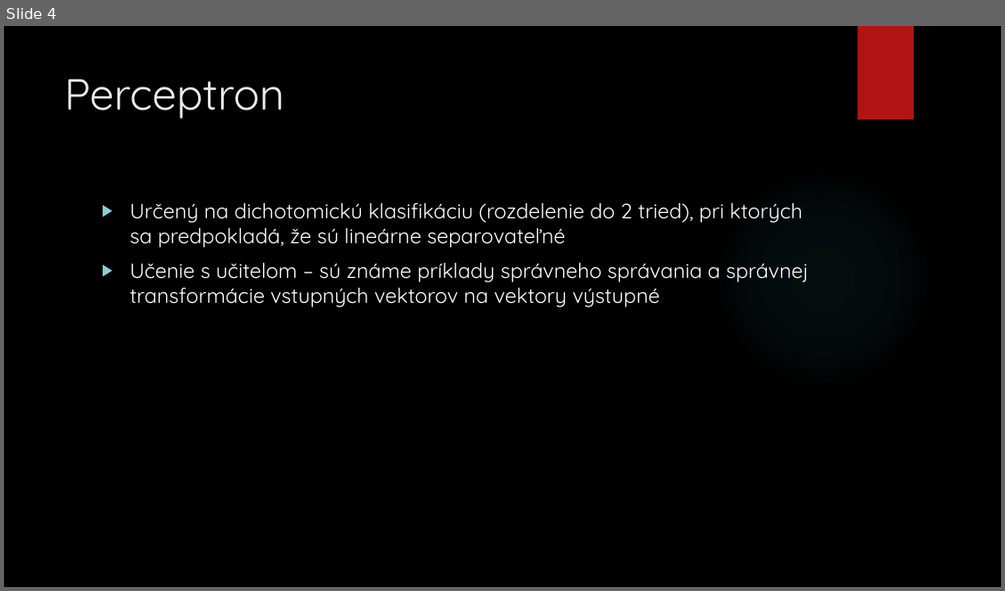
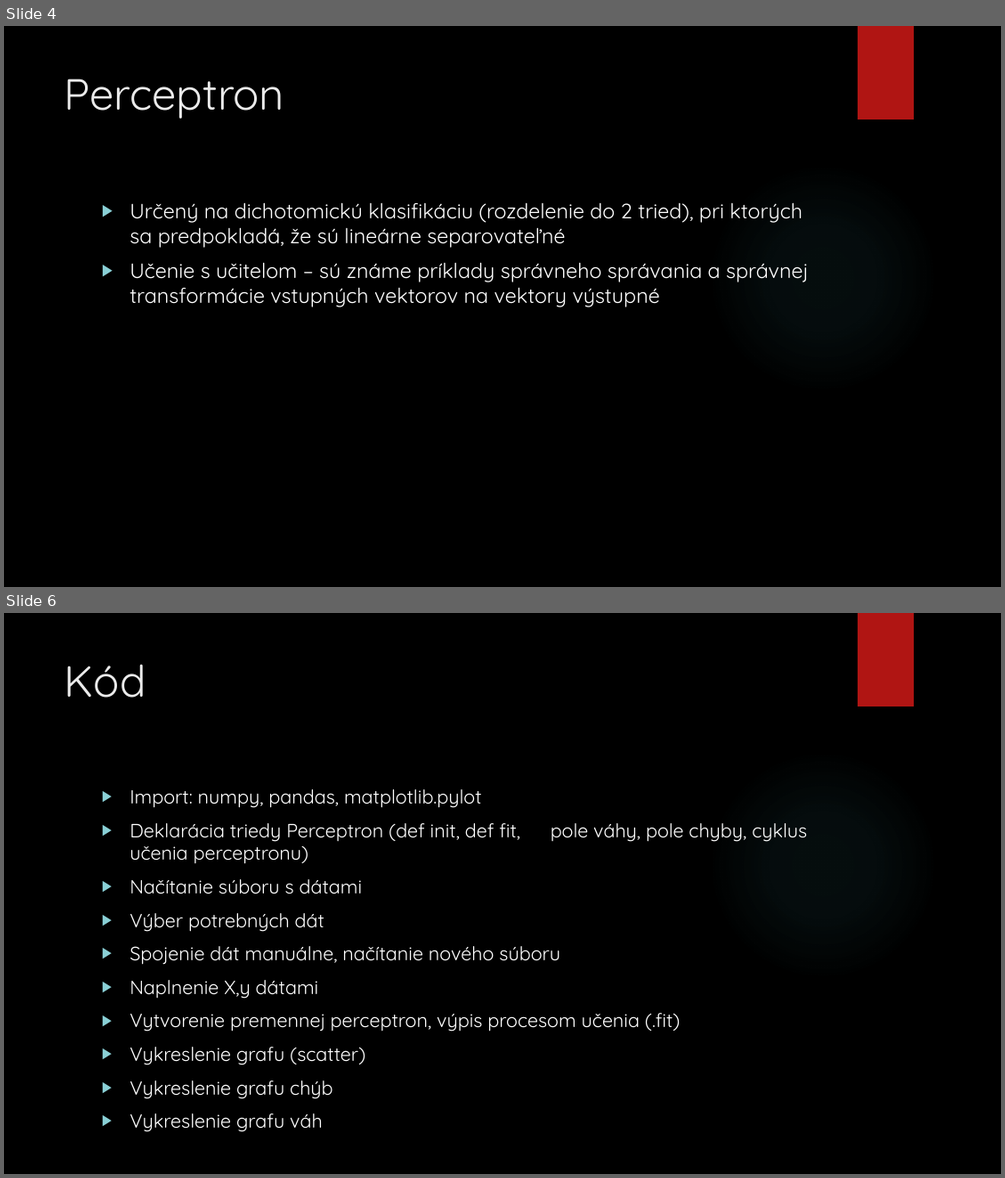
Before and after one commit to georgeob/Centes_NS2020, a slide deck: projekt_Centes.pptx. Shown one above the other, each under a label of ours: slide 4 before the commit, slides 4 and 6 after it; the slides between them are not shown. The pictures are 1005x591 and 1005x1178 pixels, drawn with LibreOffice and Linux fonts; fonts in the diff are those of the drawing; background and template pictures are left out. Boxes give left, top, right and bottom in pixels: in the first picture for what was removed or moved away, otherwise in the second. Text is boxed around its words. In the diff, an @@ line names an element or a change of style, - is before the commit and + after.

```diff
--- a/projekt_Centes.pptx
+++ b/projekt_Centes.pptx
@@ slide 6 added at (x1=4, y1=613, x2=1001, y2=1174), background picture (left out); not listed: 2 template elements that a slide beside it also shows @@
@@ title added at (x1=65, y1=664, x2=146, y2=698), 42 pt, text #EBEBEB @@
+Kód
@@ text added at (x1=129, y1=789, x2=680, y2=1132), 18.5 pt, text #FFFFFF @@
+▶ Import: numpy, pandas, matplotlib.pylot
+▶ Deklarácia triedy Perceptron (def init, def fit, pole váhy, pole chyby, cyklus učenia perceptronu)
+▶ Načítanie súboru s dátami
+▶ Výber potrebných dát
+▶ Spojenie dát manuálne, načítanie nového súboru
+▶ Naplnenie X,y dátami
+▶ Vytvorenie premennej perceptron, výpis procesom učenia (.fit)
+▶ Vykreslenie grafu (scatter)
+▶ Vykreslenie grafu chýb
+▶ Vykreslenie grafu váh
```
Also in this commit, not shown: 1 slide changed, 2 other slides added.
